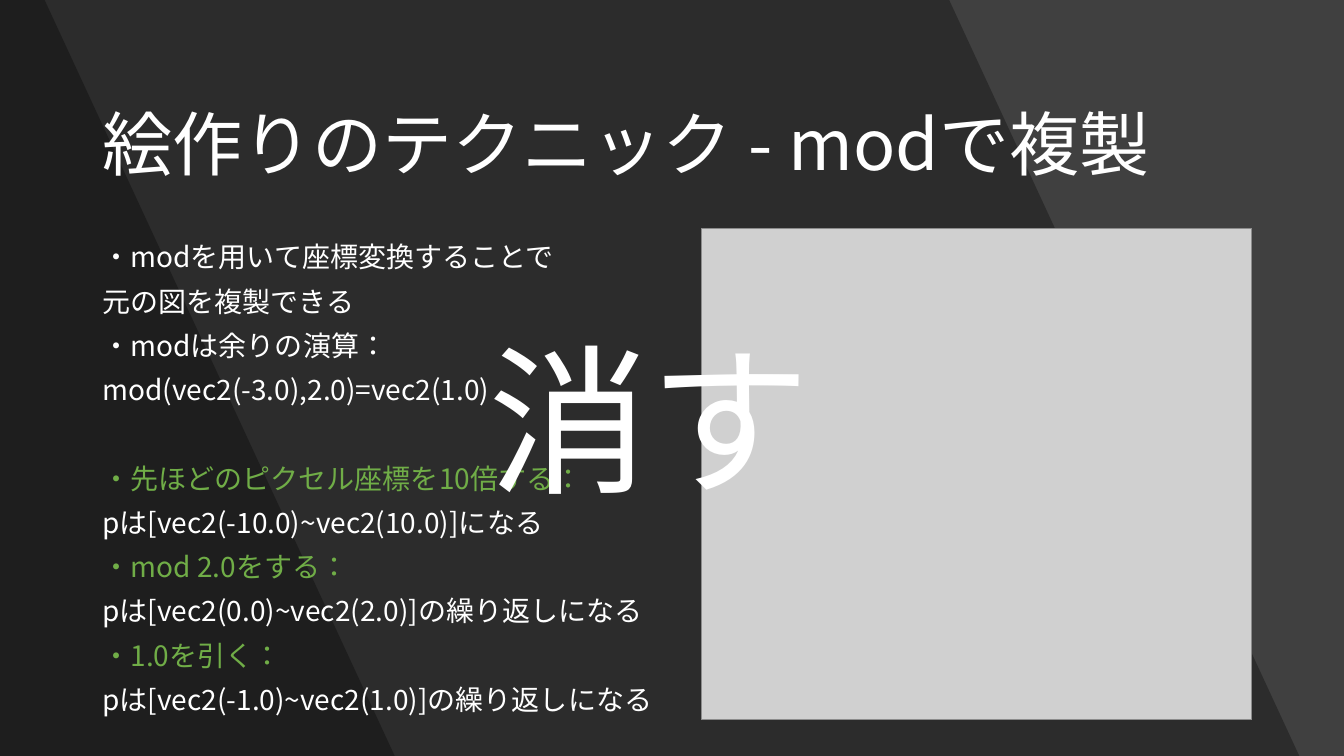
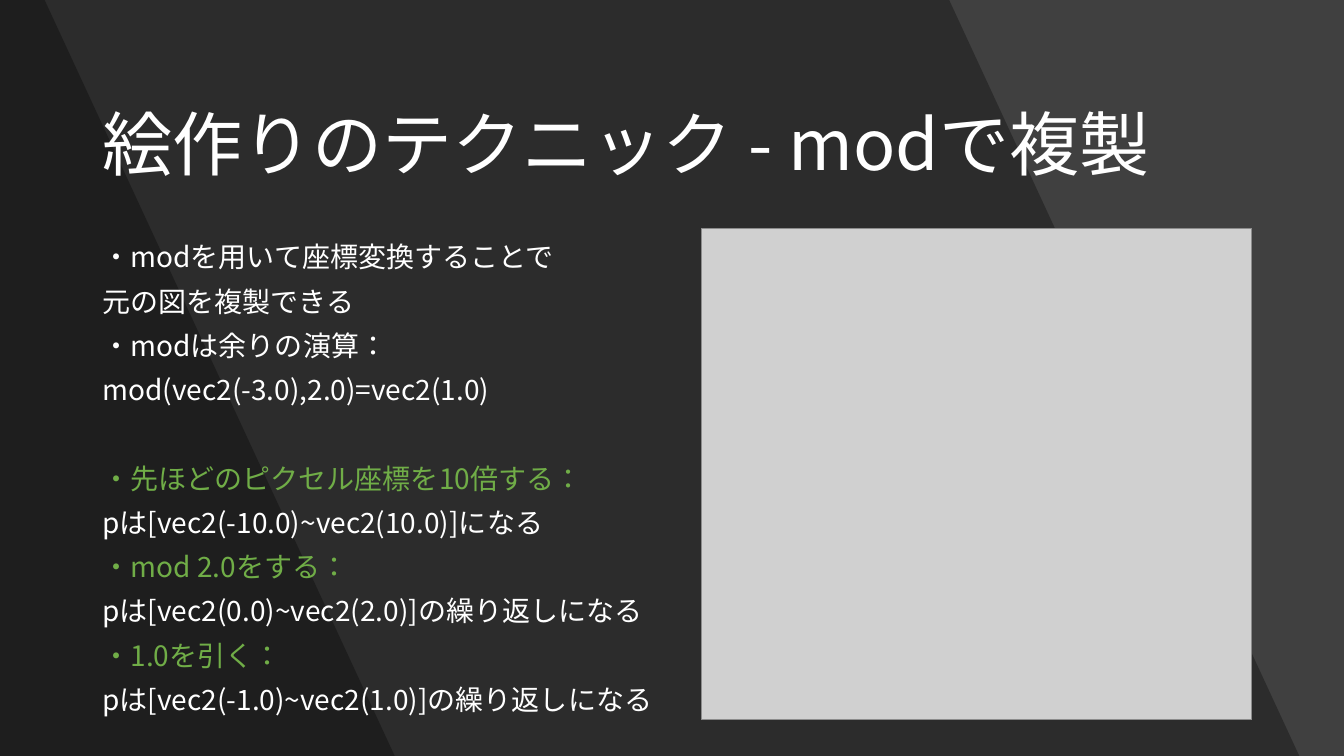
Before and after one commit to Forenard/TsubuyakiGLSL, a slide deck: slide 17 of つぶやきGLSLとは.pptx (slide 18 before the commit). Drawn at 1344x756 pixels with LibreOffice and Linux fonts; fonts in the diff are those of the drawing; grey boxes stand for pictures. Boxes give left, top, right and bottom in pixels: in the first picture for what was removed or moved away, otherwise in the second. Text is boxed around its words. In the diff, an @@ line names an element or a change of style, - is before the commit and + after.

```diff
--- a/つぶやきGLSLとは.pptx
+++ b/つぶやきGLSLとは.pptx
@@ text removed at bbox=[489, 318, 811, 521] @@
-消す
```
Also in this commit, not shown: 1 other slide changed, 1 slide removed.
